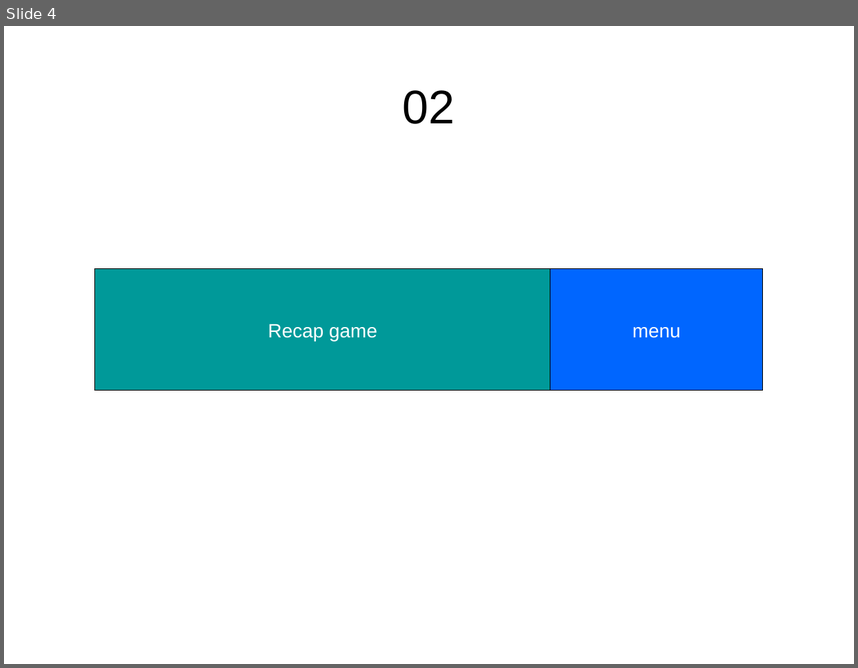
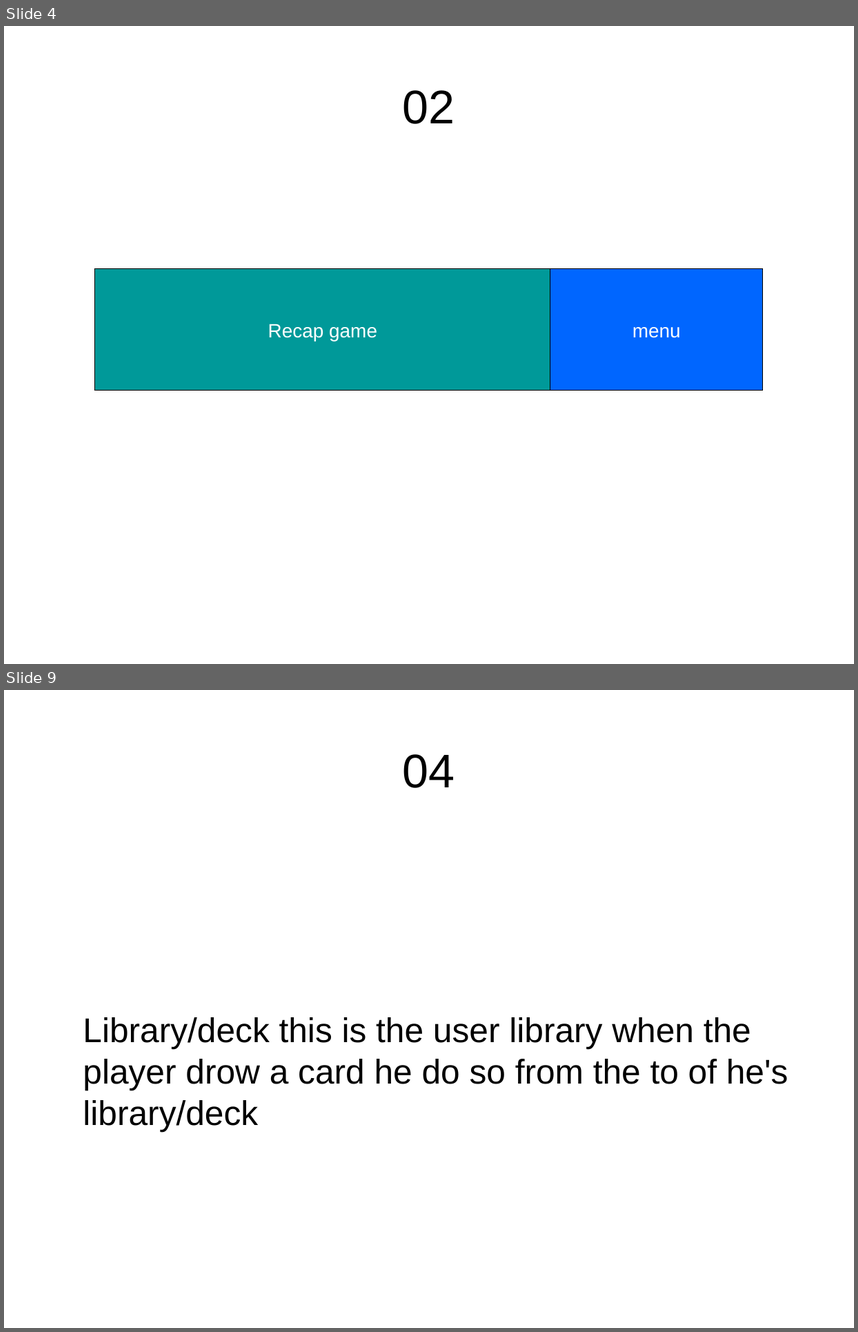
Before and after one commit to idolord/CryptDuel, a slide deck: documentation/interface.ingame.odp. Shown one above the other, each under a label of ours: slide 4 before the commit, slides 4 and 9 after it; the slides between them are not shown. The pictures are 858x668 and 858x1332 pixels, drawn with LibreOffice and Linux fonts; fonts in the diff are those of the drawing. Boxes give left, top, right and bottom in pixels: in the first picture for what was removed or moved away, otherwise in the second. Text is boxed around its words. In the diff, an @@ line names an element or a change of style, - is before the commit and + after.

```diff
--- a/documentation/interface.ingame.odp
+++ b/documentation/interface.ingame.odp
@@ slide 9 added at box(4, 690, 854, 1328), background #FFFFFF @@
@@ title added at box(403, 754, 455, 788), 44 pt, text #000000 @@
+04
@@ text added at box(83, 1017, 789, 1131), 32 pt, text #000000 @@
+Library/deck this is the user library when the player drow a card he do so from the to of he's library/deck
```
Also in this commit, not shown: 2 slides changed, 7 other slides added.
